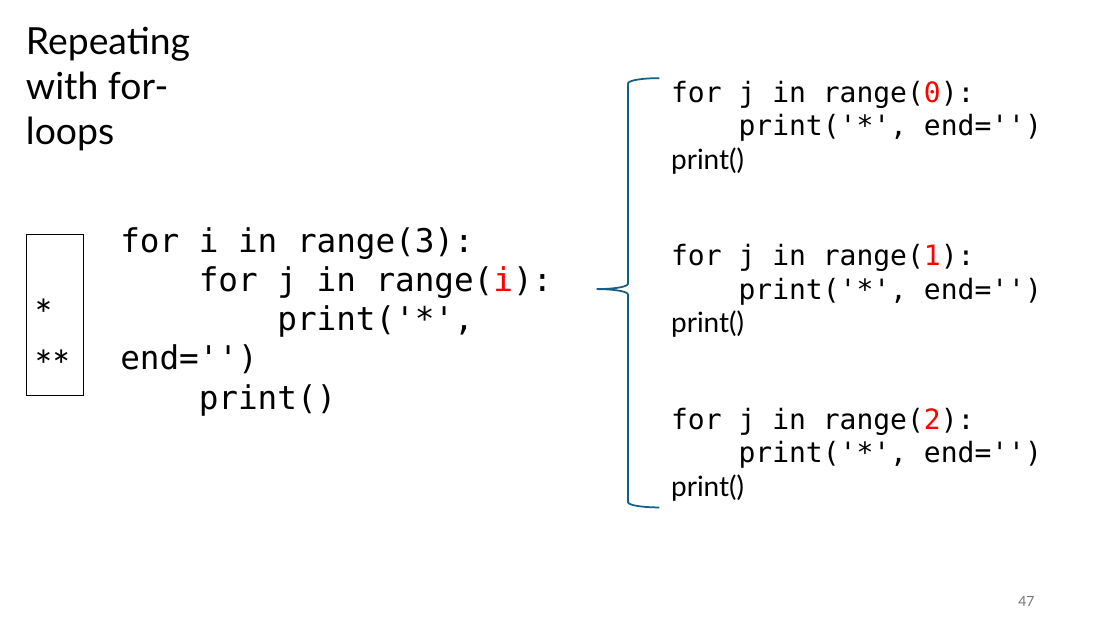
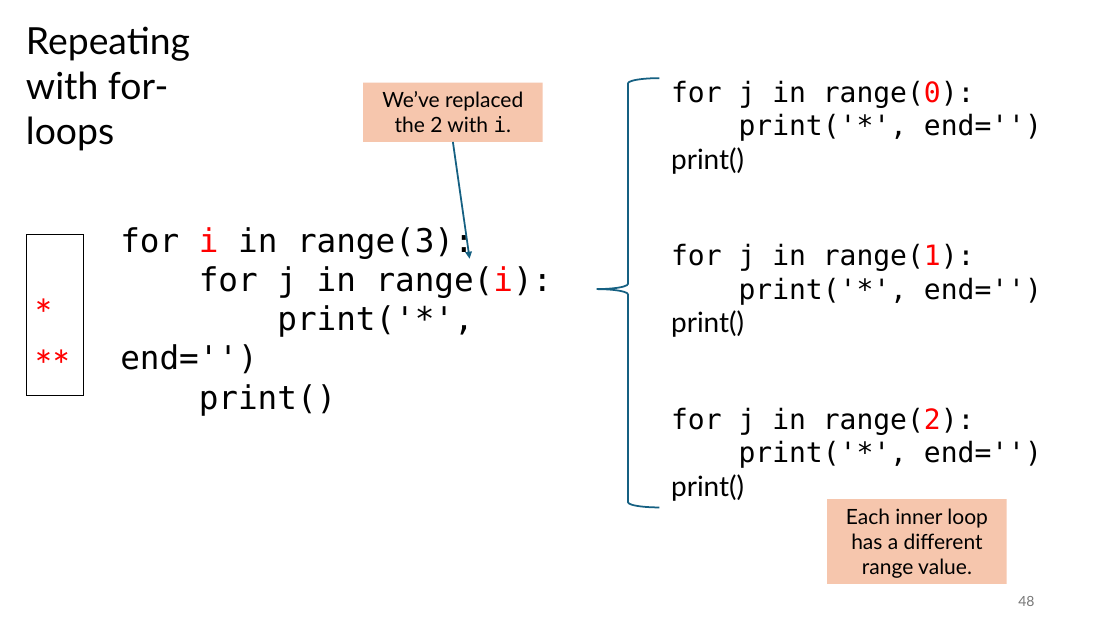
Before and after one commit to tjd1234/cmpt120spring2026, a slide deck: slide 48 of lecture_notes/chapter3/chapter3.pptx (slide 47 before the commit). Drawn at 1120x630 pixels with LibreOffice and Linux fonts; fonts in the diff are those of the drawing. Boxes give left, top, right and bottom in pixels: in the first picture for what was removed or moved away, otherwise in the second. Text is boxed around its words. In the diff, an @@ line names an element or a change of style, - is before the commit and + after.

```diff
--- a/lecture_notes/chapter3/chapter3.pptx
+++ b/lecture_notes/chapter3/chapter3.pptx
@@ rectangle added at bbox=[363, 82, 543, 142], fill #F6C6AD, 18 pt, text #000000 @@
+We’ve replaced the 2 with i.
@@ arrow added from (453, 142) to (470, 259), #156082 1.5 pt @@
@@ rectangle "*" at bbox=[26, 234, 83, 396]: text colour #000000 to #FF0000 @@
@@ text at bbox=[120, 225, 474, 259]: text colour #000000 to #FF0000 in "i" @@
@@ rectangle added at bbox=[828, 499, 1007, 584], fill #F6C6AD, 18 pt, text #000000 @@
+Each inner loop has a different range value.
@@ page number at bbox=[1018, 596, 1034, 606]: text changed @@
-47
+48
```
Also in this commit, not shown: 15 other slides changed, 1 slide added, 16 other files.
